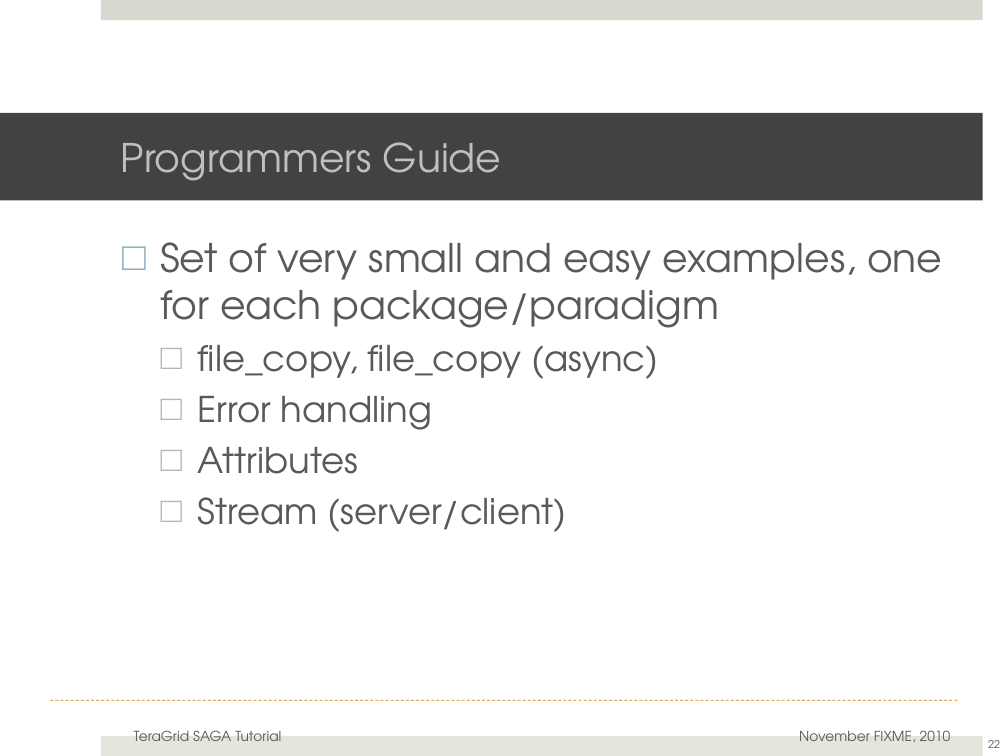
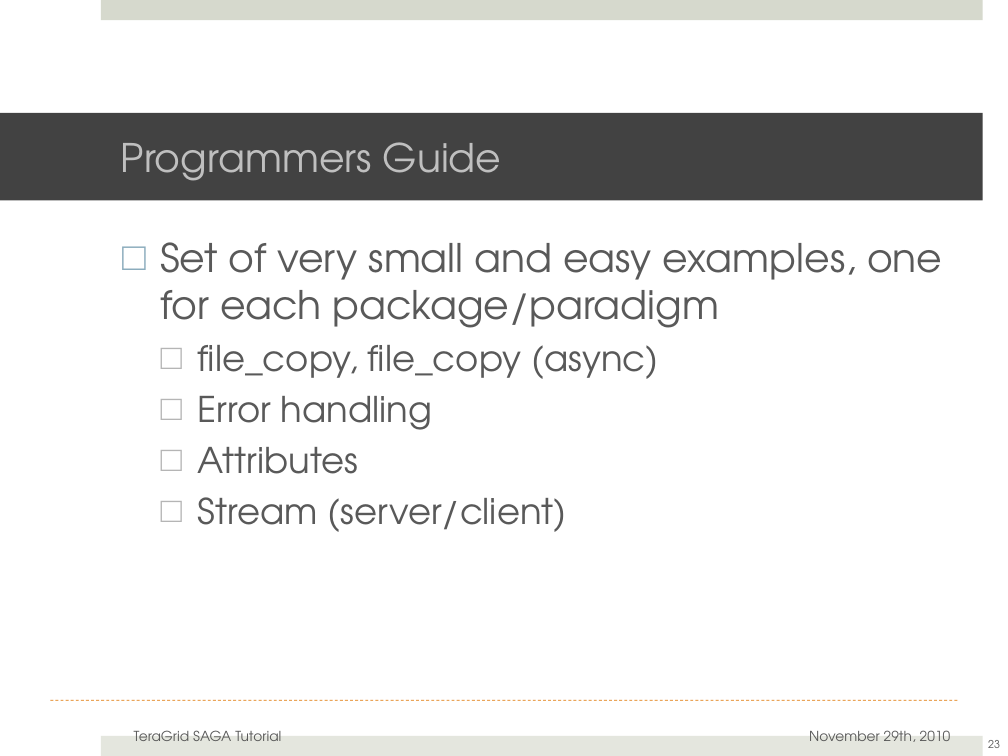
Before and after one commit to saga-project/saga-cpp-legacy-projects, a slide deck: slide 23 of tutorial/general_tutorial/SAGA-API-levels.pptx (slide 22 before the commit). Drawn at 1008x756 pixels with LibreOffice and Linux fonts; fonts in the diff are those of the drawing; background and template pictures are left out. Boxes give left, top, right and bottom in pixels: in the first picture for what was removed or moved away, otherwise in the second. Text is boxed around its words. In the diff, an @@ line names an element or a change of style, - is before the commit and + after.

```diff
--- a/tutorial/general_tutorial/SAGA-API-levels.pptx
+++ b/tutorial/general_tutorial/SAGA-API-levels.pptx
@@ text at (809, 731, 951, 742): text changed @@
-November FIXME, 2010
+November 29th, 2010
@@ page number at (988, 740, 1000, 748): text changed @@
-22
+23
```
Also in this commit, not shown: 25 other slides changed, 1 slide added, 1 other file.
